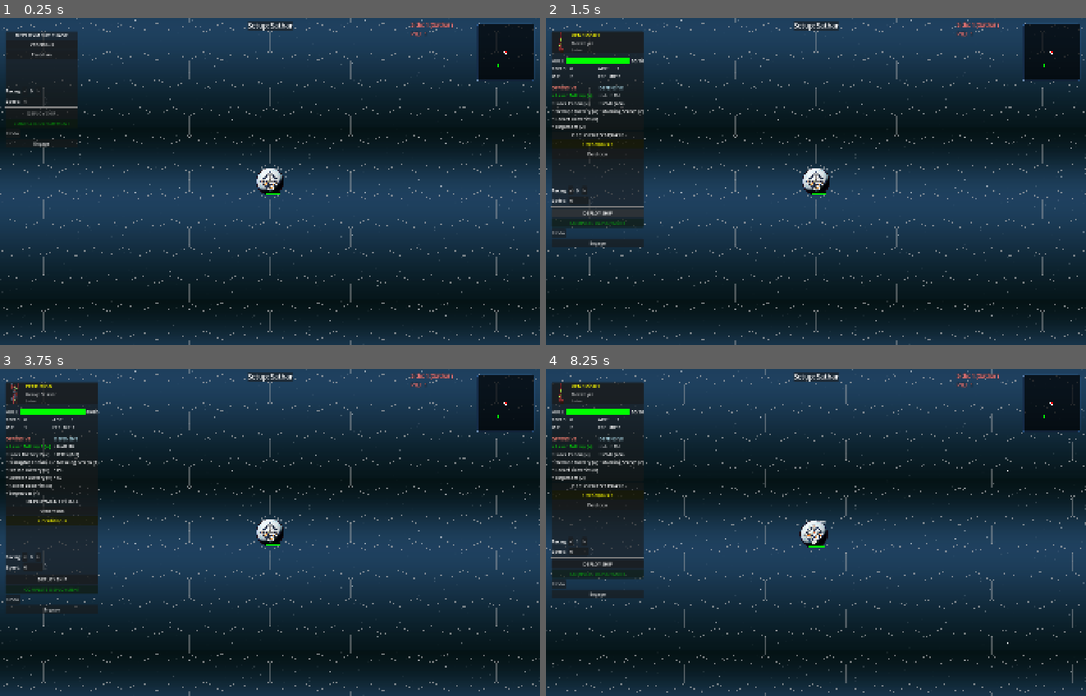
Above: before the commit, frames 1-4 (two rows, left to right).
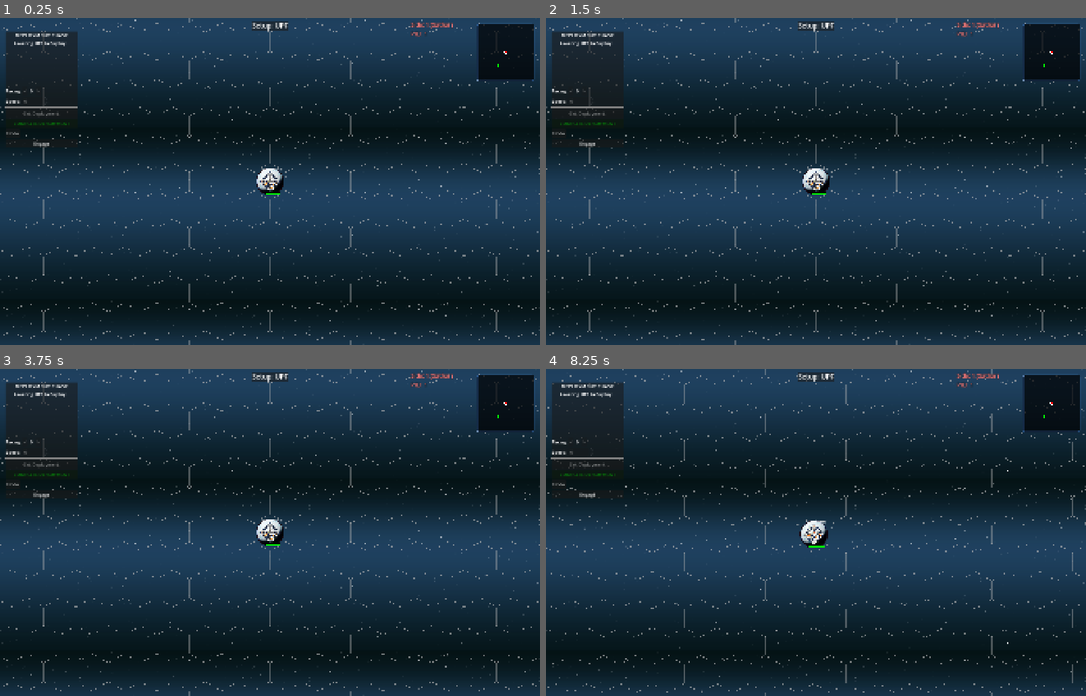
Above: after the commit, the same moments.

Repository: jjeffers/sf-kh-simulator
Game: Godot game, scene res://Scenes/Main.tscn
Two runs of this game, one before a commit and one after it. Both use one fixed random seed, a clock stepped at 60 frames per second and the inputs below. This scene is started directly instead of the project's main scene.
Inputs (mouse positions are in pixels of both pictures, inside the frame that each line leads up to):
- Up to frame 1 (0.25 s): no input
- Up to frame 2 (1.5 s): click (589, 44) at 0.5 s, where only the run before the commit has a clickable "Venemous"; click (600, 214) at 1.25 s, where only the run before the commit has a clickable "DEPLOY SHIP"
- Up to frame 3 (3.75 s): click (54, 496) at 2 s, where only the run before the commit has a clickable "> Venemous <"; click "Undo" at 2.75 s; click (54, 506) at 3.5 s, where only the run before the commit has a clickable "Perdition"
- Up to frame 4 (8.25 s): click (600, 578) at 4.25 s, where only the run before the commit has a clickable "DEPLOY SHIP"; click (600, 509) at 5 s, where only the run before the commit has a clickable "Venemous"; click "Engage" at 5.75 s; click (573, 542) at 6.5 s, where only the run before the commit has a clickable "<"; click (583, 542) at 7.25 s, where only the run before the commit has a clickable ">"; tap Enter at 8 s; drag from (1053, 404) to (870, 460) at 8.02 s

The runs differ from the first frame. In frame 1, 0.3% of the frame differs, in the area x 1-55%, y 1-30%; in frame 2, 5.6%; in frame 3, 6.5%, in the area x 0-55%, y 1-75%; in frame 4, 5.6%.
Error before the commit: Invalid access to property or key 'facing' on a base object of type 'Nil'. (res://Scripts/GameManager.gd:3767)
Error after the commit: Invalid access to property or key 'name' on a base object of type 'Nil'. (res://Scripts/GameManager.gd:3783)

Commit message:
Fix UPF deployment order in Sneak Attack via dynamic side lookup (#61)
* Fix UPF deployment order in Sneak Attack via dynamic side lookup

* Force deployed speed to 0 for Space Stations

* Fix active plotting visuals appearing outside of the Movement phase

* Broadcast first player's deployment positioning to second player

* Fix ICM network desync by updating signal parameter signature to Dictionary

Diff:
--- a/Scripts/GameManager.gd
+++ b/Scripts/GameManager.gd
@@ -129,7 +129,7 @@
 var btn_clear_all: Button # NEW: Clear All Attacks Button
 
 # ICM UI
-signal icm_decision_made(count: int)
+signal icm_decision_made(allocations: Dictionary)
 var panel_icm: PanelContainer
 
 # Visuals
@@ -328,12 +328,20 @@
 	has_deployed_side_1 = false
 	has_deployed_side_2 = false
 
-	# UPF (Side 1) sets up first in these specific scenarios as Defenders.
+	# UPF sets up first in these specific scenarios as Defenders.
 	if scen_key == "":
 		scen_key = NetworkManager.lobby_data.get("scenario", "simple_test")
 
 	if scen_key == "surprise_attack" or scen_key == "the_last_stand":
-		deployment_subphase = 1
+		# Dynamically determine which side is UPF
+		var scen = ScenarioManager.get_scenario(scen_key)
+		var upf_side_id = 2 # Default fallback
+		if scen.has("sides"):
+			for idx in scen["sides"]:
+				if scen["sides"][idx].get("name") == "UPF":
+					upf_side_id = idx + 1
+					break
+		deployment_subphase = upf_side_id
 	else:
 		deployment_subphase = 2
 
@@ -2577,6 +2585,8 @@
 
 	selected_ship.grid_position = deploy_tentative_hex
 	selected_ship.facing = deploy_facing_val
+	if selected_ship.ship_class == "Space Station" or selected_ship.ship_class == "Station":
+		deploy_speed_val = 0
 	selected_ship.speed = deploy_speed_val
 	selected_ship.is_deployed = true
 	selected_ship.position = HexGrid.hex_to_pixel(selected_ship.grid_position)
@@ -2625,7 +2635,15 @@
 func rpc_submit_deployment(side_id: int, deployment_data: Dictionary):
 	if not _is_server_or_offline(): return
 
-	# Apply final positions
+	# Apply and broadcast the final placed positions to everyone
+	if multiplayer.has_multiplayer_peer():
+		rpc_apply_deployment_data.rpc(side_id, deployment_data)
+	else:
+		rpc_apply_deployment_data(side_id, deployment_data)
+
+@rpc("authority", "call_local", "reliable")
+func rpc_apply_deployment_data(side_id: int, deployment_data: Dictionary):
+	# Apply final positions locally for UI/render matching
 	for s in ships:
 		if is_instance_valid(s) and s.side_id == side_id and deployment_data.has(s.name):
 			var d = deployment_data[s.name]
@@ -2640,14 +2658,16 @@
 	elif side_id == 2:
 		has_deployed_side_2 = true
 
-	# Next steps
-	if has_deployed_side_1 and has_deployed_side_2:
-		# All deployed, start the game
-		rpc_finalize_deployment.rpc()
-	else:
-		# Someone is missing
-		var next_side = 1 if side_id == 2 else 2
-		rpc_sync_deployment_state.rpc(next_side)
+	# Only the host determines the state transition logic
+	if _is_server_or_offline():
+		# Next steps
+		if has_deployed_side_1 and has_deployed_side_2:
+			# All deployed, start the game
+			rpc_finalize_deployment.rpc()
+		else:
+			# Someone is missing
+			var next_side = 1 if side_id == 2 else 2
+			rpc_sync_deployment_state.rpc(next_side)
 
 @rpc("authority", "call_local", "reliable")
 func rpc_sync_deployment_state(subphase: int):
@@ -4396,7 +4416,7 @@
 
 	# Active Plotting Visualization
 	# Only draw if selected ship DOES NOT have orders (i.e. we are actively plotting)
-	if is_instance_valid(ghost_ship) and current_path.size() > 0 and is_instance_valid(selected_ship) and not selected_ship.has_orders:
+	if current_phase == Phase.MOVEMENT and is_instance_valid(ghost_ship) and current_path.size() > 0 and is_instance_valid(selected_ship) and not selected_ship.has_orders:
 		var points = PackedVector2Array()
 		points.append(HexGrid.hex_to_pixel(selected_ship.grid_position))
 
@@ -5278,7 +5298,12 @@
 
 func _submit_icm_decision(allocations: Dictionary):
 	# Send RPC to broadcast decision
-	rpc("broadcast_icm_decision", allocations)
+	if multiplayer.has_multiplayer_peer() and not _is_server_or_offline():
+		broadcast_icm_decision.rpc(allocations)
+	elif multiplayer.has_multiplayer_peer() and _is_server_or_offline():
+		broadcast_icm_decision.rpc(allocations)
+	else:
+		broadcast_icm_decision(allocations)
 
 @rpc("any_peer", "call_local", "reliable")
 func broadcast_icm_decision(allocations: Dictionary):
